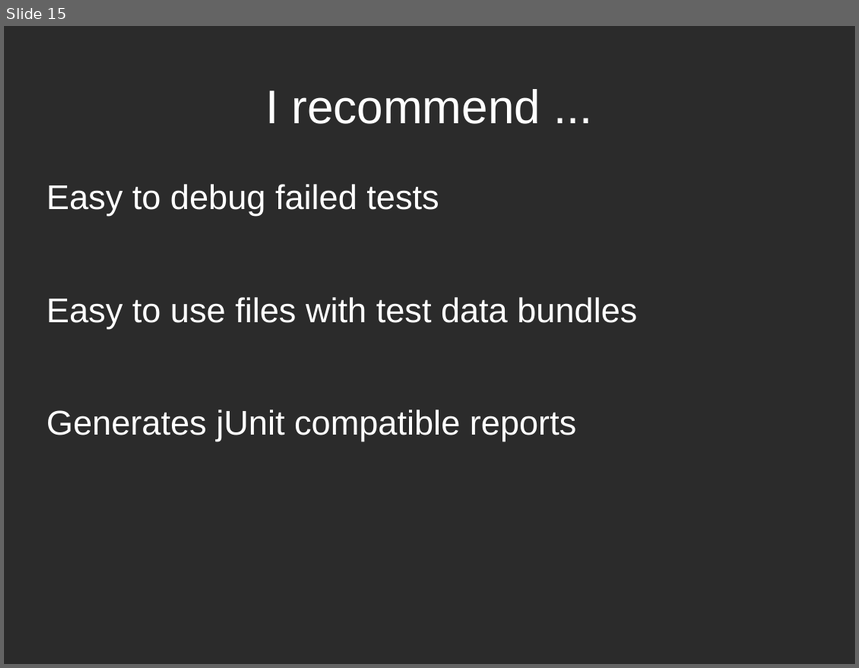
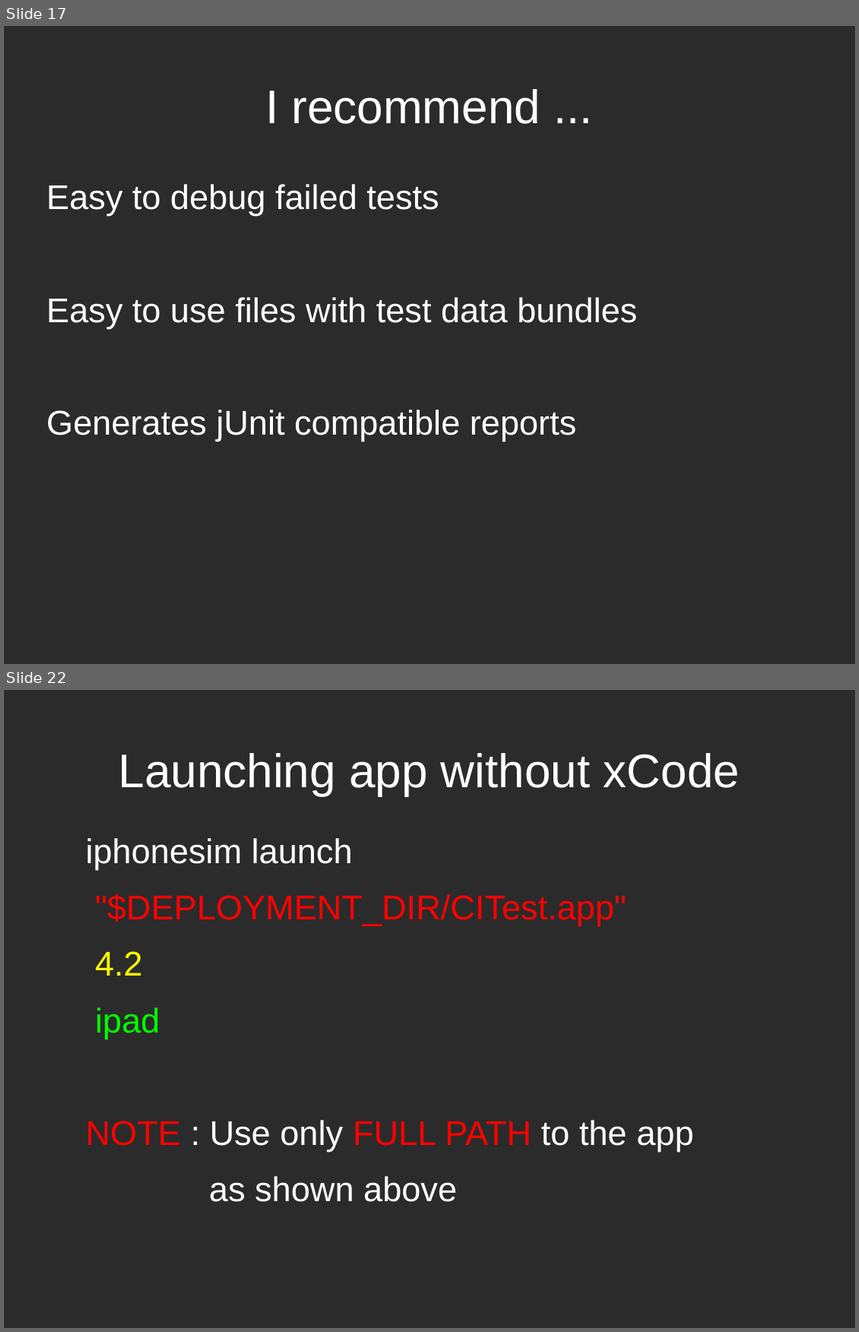
Before and after one commit to dodikk/iContinuousIntegration-slides, a slide deck: ciPresentation.odp. Shown one above the other, each under a label of ours: slide 15 before the commit, slides 17 and 22 after it; the slides between them are not shown. The pictures are 859x668 and 859x1332 pixels, drawn with LibreOffice and Linux fonts; fonts in the diff are those of the drawing; background and template pictures are left out; a plain dark background stands for a picture behind light text. Boxes give left, top, right and bottom in pixels: in the first picture for what was removed or moved away, otherwise in the second. Text is boxed around its words. In the diff, an @@ line names an element or a change of style, - is before the commit and + after.

```diff
--- a/ciPresentation.odp
+++ b/ciPresentation.odp
@@ slide 22 added at <box>4,690,855,1328</box>, background picture (left out) @@
@@ title added at <box>119,753,740,796</box>, 44 pt, text #FFFFFF @@
+Launching app without xCode
@@ text added at <box>85,838,694,1202</box>, 32 pt, text #FFFFFF @@
+iphonesim launch
+"$DEPLOYMENT_DIR/CITest.app"
+4.2
+ipad
+NOTE : Use only FULL PATH to the app
+as shown above
@@ what was slide 15 is now slide 17 @@
```
Also in this commit, not shown: 22 other slides added, 1 slide removed, 1 other file.
